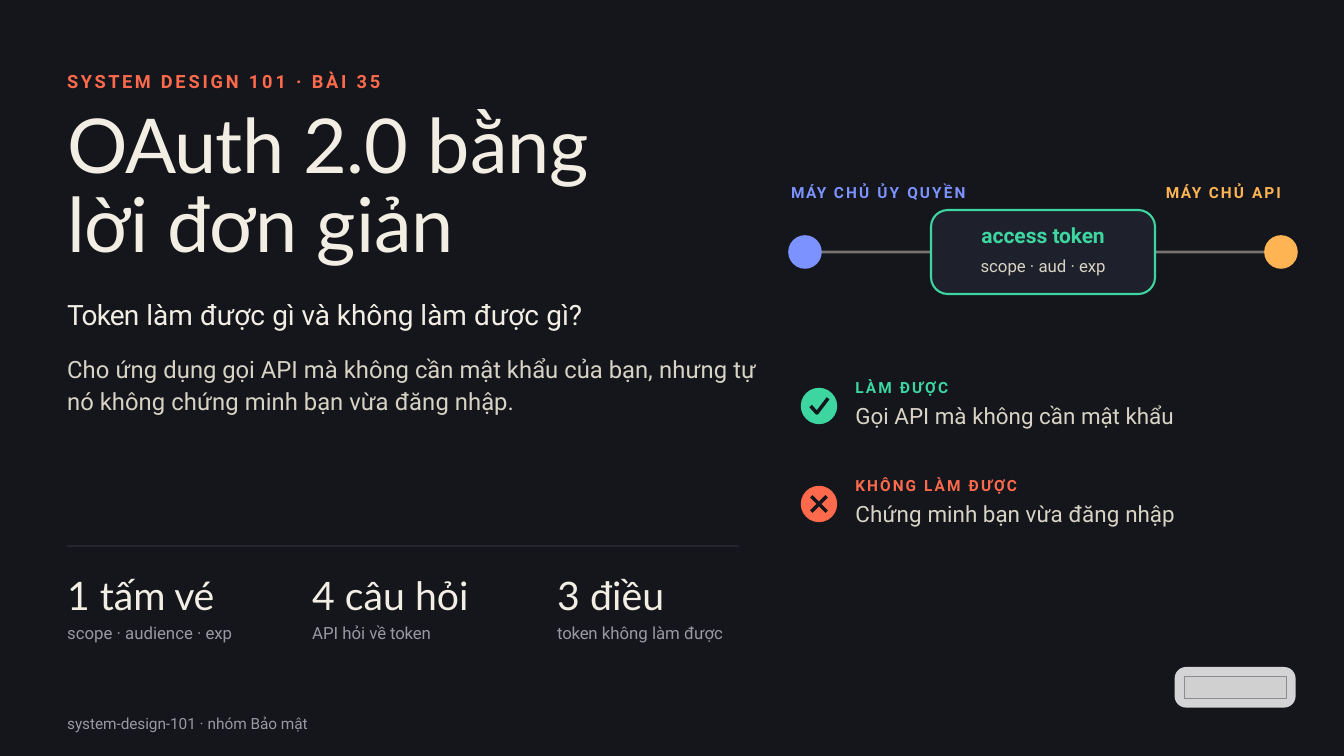
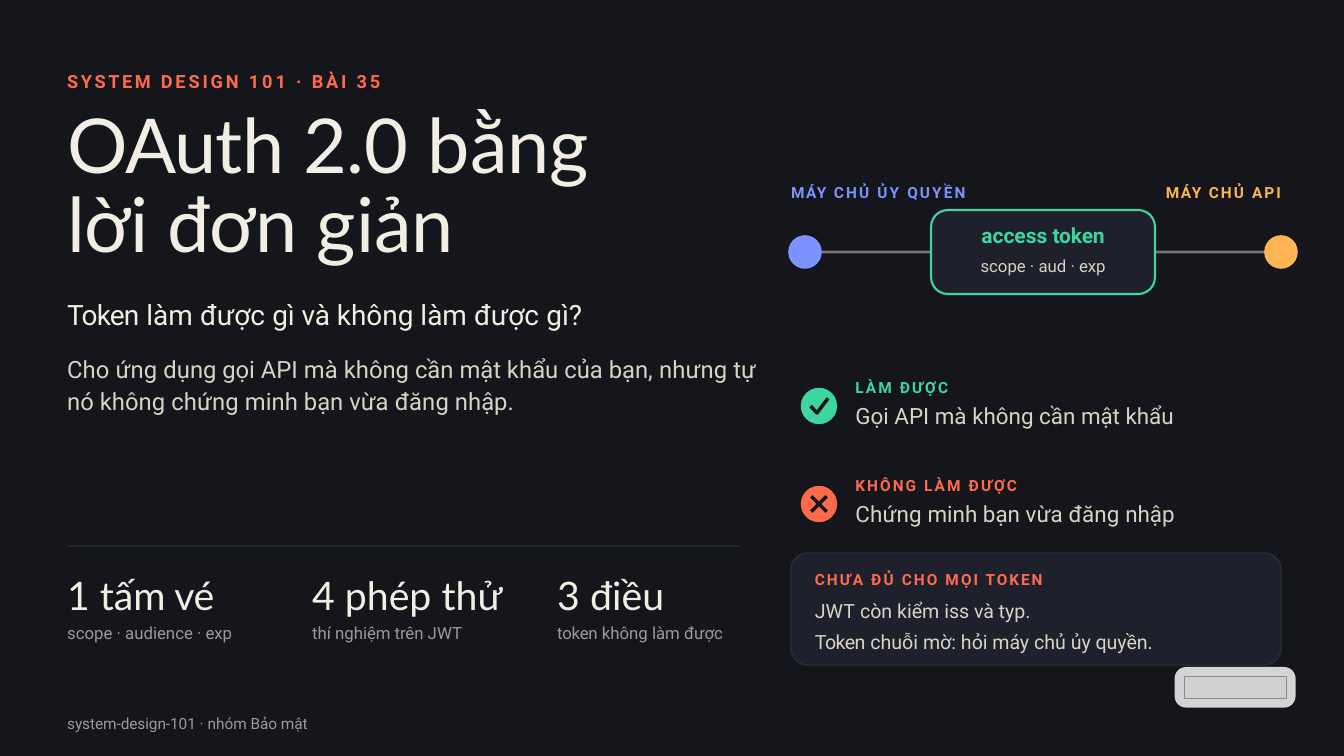
Before and after one commit to vohoailinh90/tool-marketing-studio, a slide deck: slide 1 of system-design-101/vi/lessons/sd-14-035/slides/sd-14-035.pptx. Drawn at 1344x756 pixels with LibreOffice and Linux fonts; fonts in the diff are those of the drawing; grey boxes stand for pictures. Boxes give left, top, right and bottom in pixels: in the first picture for what was removed or moved away, otherwise in the second. Text is boxed around its words. In the diff, an @@ line names an element or a change of style, - is before the commit and + after.

```diff
--- a/system-design-101/vi/lessons/sd-14-035/slides/sd-14-035.pptx
+++ b/system-design-101/vi/lessons/sd-14-035/slides/sd-14-035.pptx
@@ rounded rectangle added at (791, 553, 1281, 665), fill #1E212B, outline #2A2D38 1.5 pt @@
@@ text at (312, 580, 503, 617): text changed @@
-4 câu hỏi
+4 phép thử
@@ text added at (815, 571, 1043, 588), 16.5 pt, text #FF6A4D, bold @@
+CHƯA ĐỦ CHO MỌI TOKEN
@@ text at (312, 626, 462, 643): text changed @@
-API hỏi về token
+thí nghiệm trên JWT
@@ text added at (815, 601, 1031, 622), 21 pt, text #D8D3C4 @@
+JWT còn kiểm iss và typ.
@@ text added at (815, 633, 1153, 653), 21 pt, text #D8D3C4 @@
+Token chuỗi mờ: hỏi máy chủ ủy quyền.
```
Also in this commit, not shown: 2 other slides changed, 11 other files.
